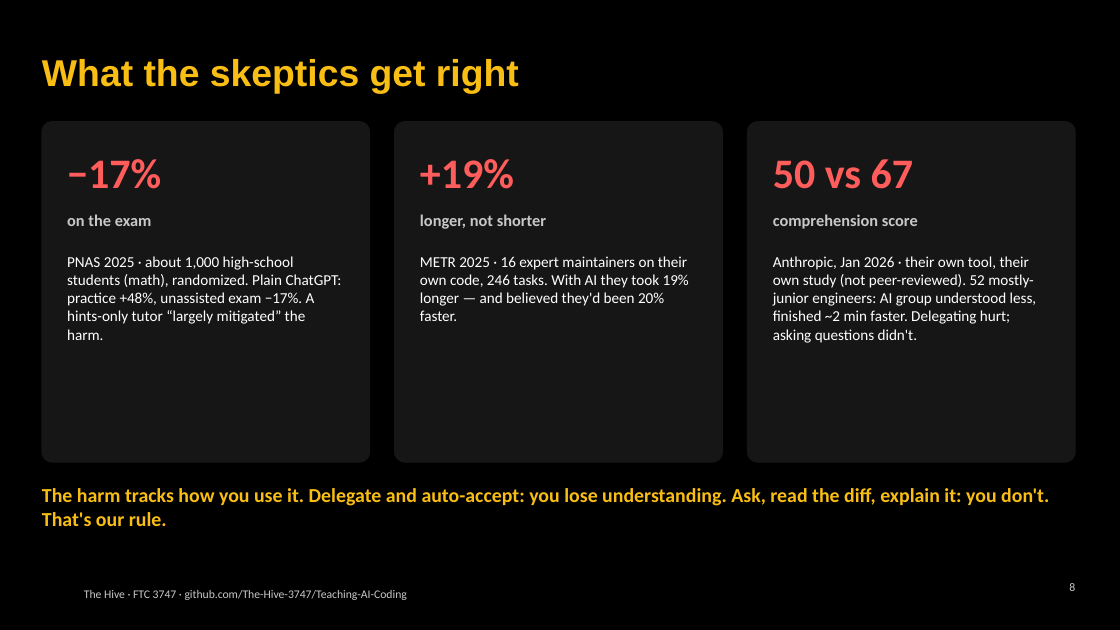
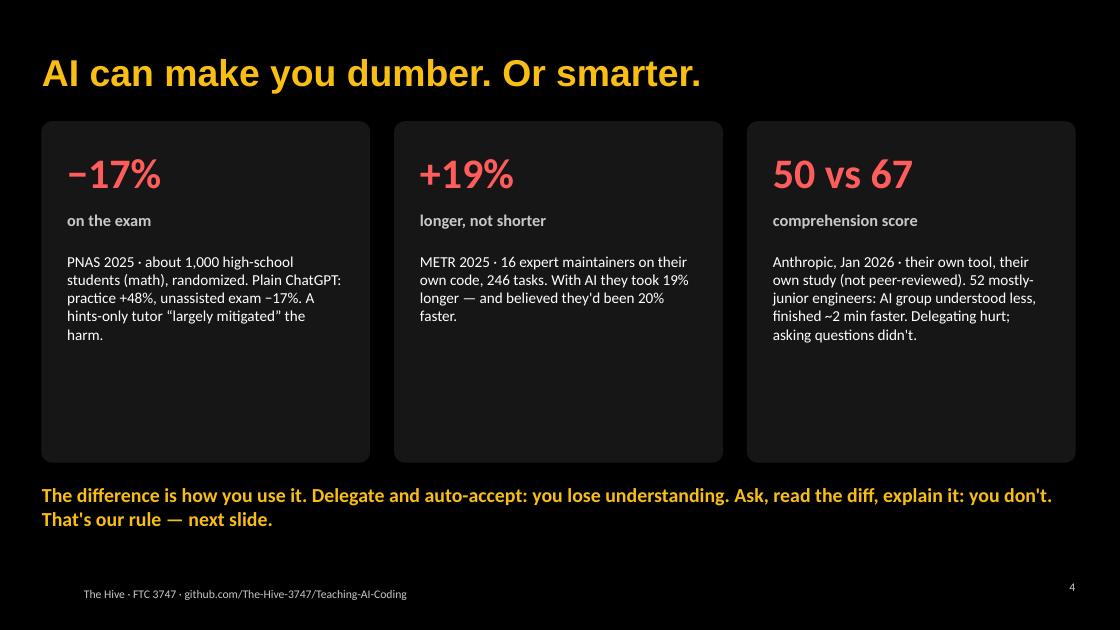
Before and after one commit to The-Hive-3747/Teaching-AI-Coding, a slide deck: slide 4 of slides/kickoff.pptx (slide 8 before the commit). Drawn at 1120x630 pixels with LibreOffice and Linux fonts; fonts in the diff are those of the drawing; background and template pictures are left out. Boxes give left, top, right and bottom in pixels: in the first picture for what was removed or moved away, otherwise in the second. Text is boxed around its words. In the diff, an @@ line names an element or a change of style, - is before the commit and + after.

```diff
--- a/slides/kickoff.pptx
+++ b/slides/kickoff.pptx
@@ title at box(42, 59, 701, 94): text changed @@
-What the skeptics get right
+AI can make you dumber. Or smarter.
@@ text at box(42, 488, 1052, 526): text changed @@
-The harm tracks how you use it. Delegate and auto-accept: you lose understanding. Ask, read the diff, explain it: you don't. That's our rule.
+The difference is how you use it. Delegate and auto-accept: you lose understanding. Ask, read the diff, explain it: you don't. That's our rule — next slide.
@@ page number at box(1069, 583, 1075, 591): text changed @@
-8
+4
```
Also in this commit, not shown: 3 other slides changed, 1 slide added, 1 slide removed, 5 other files.
